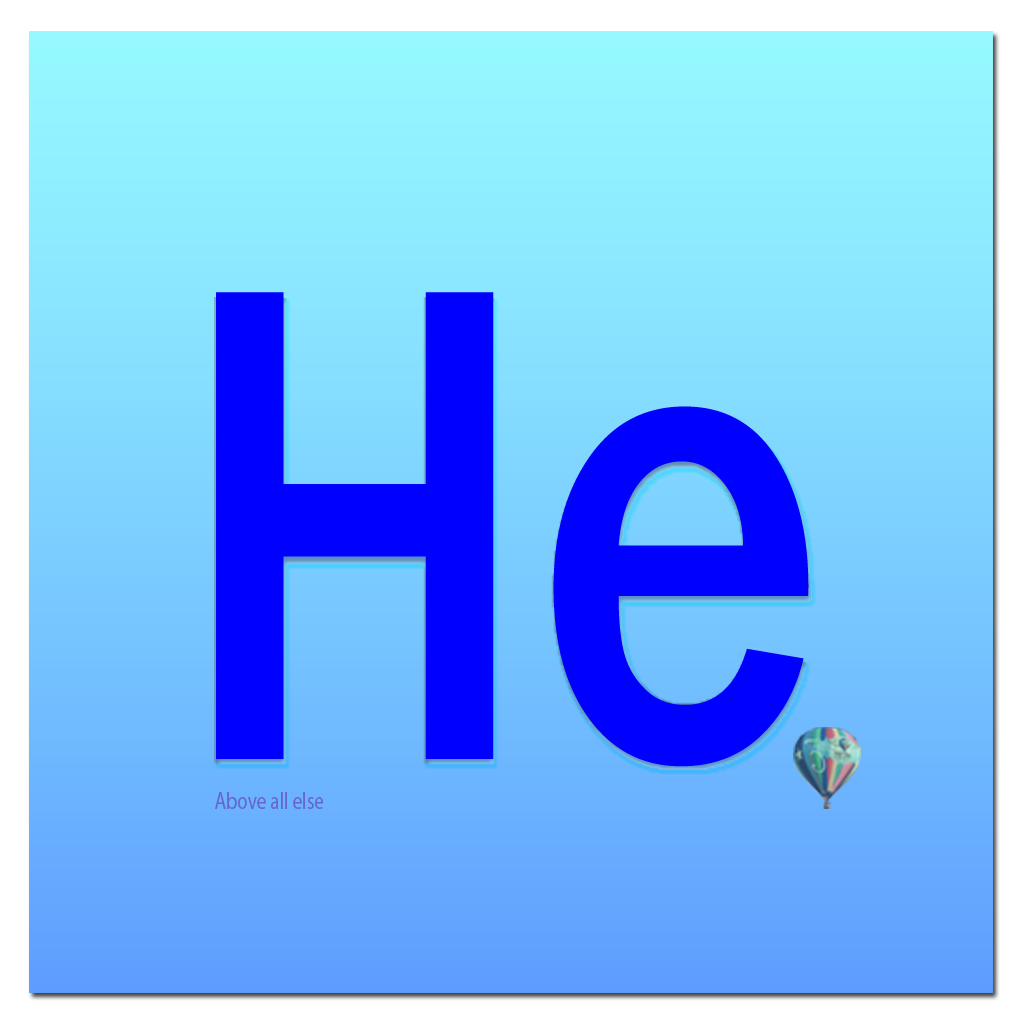
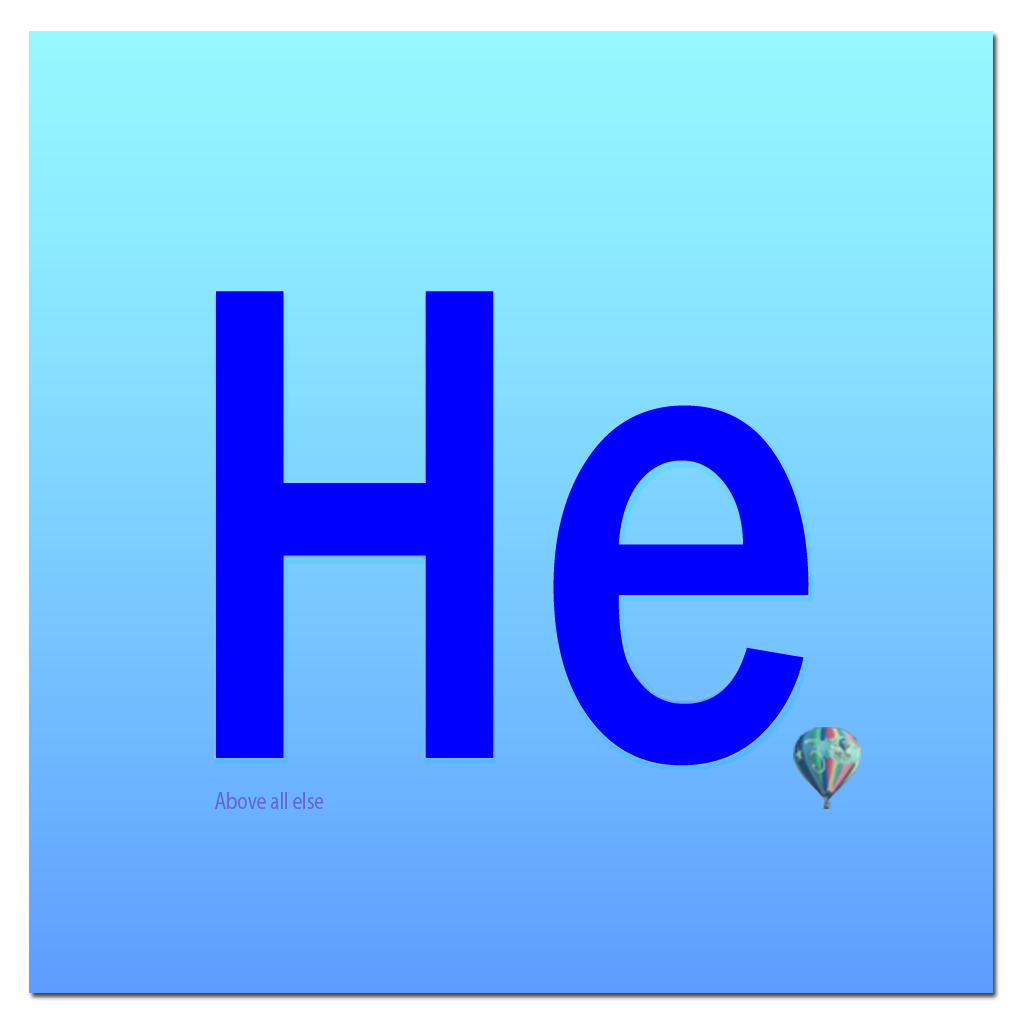
Comparing the layer stacks of the two (1024, 1024) images. Changes:
painted on "He" over 216, 291, 809, 767
hid "Layer 4", painted on it over 216, 291, 812, 770
painted on "Layer 3" over 214, 293, 810, 769
